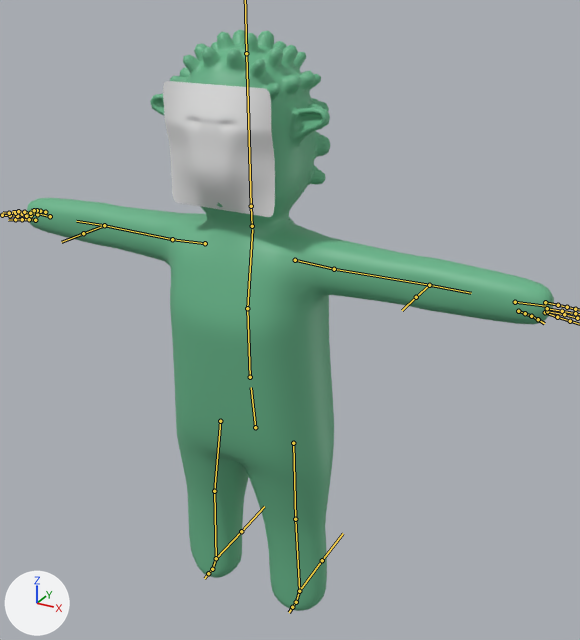
Before and after pictures for a commit that changed the FBX model GuitaristAdventure/Assets/Models/Monster.fbx.
Both versions are drawn from a 50 mm lens placed at (5.54, -8.93, 9.36), pointed at (0.62, 0.01, 4.89). Lighting does not change. The marker at lower left points along +X, +Y and +Z. The bones that bend it are drawn over the model as lines.

In view in the first picture: 'Face', 'Mesh'.
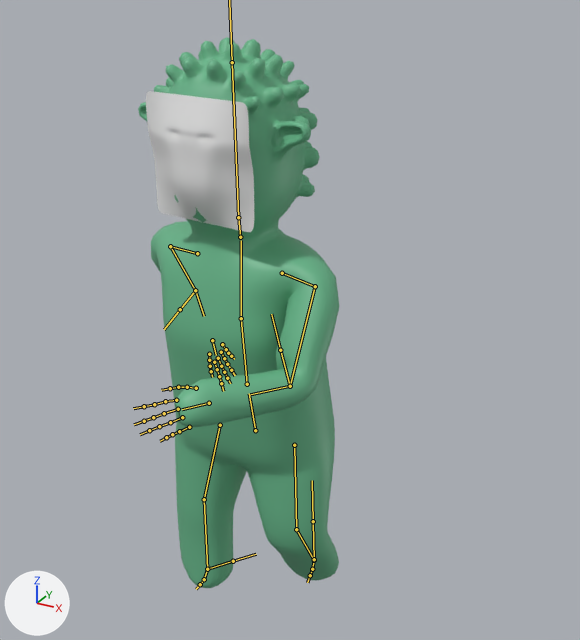
The newer file adds an action. The first version stands in its rest pose; the second is drawn at frame 9 of the action 'Armature|Action_Human_Run'.

The change in detail:
Bone 'Hips' (bone_hips) moves from (0.0, 0.0, 0.0) to (0.0, -0.06, 0.01).
Bone 'Hips' (bone_hips) turns from (0, 0, 0) to (5, 2, 0) degrees about its own x, y and z.
Bone 'Spine' (bone_spine) turns from (0, 0, 0) to (0, -2, 0) degrees about its own x, y and z.
Bone 'Chest' (bone_chest) turns from (0, 0, 0) to (0, -6, 0) degrees about its own x, y and z.
Bone 'Neck' (bone_neck) turns from (0, 0, 0) to (-2, 1, -1) degrees about its own x, y and z.
Bone 'Head' (bone_head) turns from (0, 0, 0) to (-2, 0, 0) degrees about its own x, y and z.
Bone 'Shoulder.L' (bone_shoulder_l) turns from (0, 0, 0) to (9, 0, 0) degrees about its own x, y and z.
Bone 'Upper Arm.L' (bone_upper_arm_l) turns from (0, 0, 0) to (40, -5, -79) degrees about its own x, y and z.
Bone 'Lower Arm.L' (bone_lower_arm_l) turns from (0, 0, 0) to (62, 29, 4) degrees about its own x, y and z.
Bone 'Hand.L' (bone_hand_l) turns from (0, 0, 0) to (5, 7, 0) degrees about its own x, y and z.
Bone 'Lower Thumb.L' (bone_lower_thumb_l) turns from (0, 0, 0) to (-31, 22, -21) degrees about its own x, y and z.
Bone 'Lower Middle.L' (bone_lower_middle_l) moves from (0.0, 0.0, 0.0) to (0.0, -0.01, -0.01).
Bone 'Lower Middle.L' (bone_lower_middle_l) turns from (0, 0, 0) to (-49, 0, 0) degrees about its own x, y and z.
Bone 'Lower Ring.L' (bone_lower_ring_l) moves from (0.0, 0.0, 0.0) to (0.0, -0.01, 0.0).
Bone 'Lower Ring.L' (bone_lower_ring_l) turns from (0, 0, 0) to (-49, 0, 0) degrees about its own x, y and z.
Bone 'Shoulder.R' (bone_shoulder_r) turns from (0, 0, 0) to (-5, 0, 0) degrees about its own x, y and z.
Bone 'Upper Arm.R' (bone_upper_arm_r) turns from (0, 0, 0) to (-31, -15, 82) degrees about its own x, y and z.
Bone 'Lower Arm.R' (bone_lower_arm_r) turns from (0, 0, 0) to (16, -2, 10) degrees about its own x, y and z.
Bone 'Hand.R' (bone_hand_r) turns from (0, 0, 0) to (5, -7, 0) degrees about its own x, y and z.
Bone 'Lower Thumb.R' (bone_lower_thumb_r) turns from (0, 0, 0) to (-10, -38, 11) degrees about its own x, y and z.
Bone 'Upper Leg.L' (bone_upper_leg_l) turns from (0, 0, 0) to (18, 1, 7) degrees about its own x, y and z.
Bone 'Lower Leg.L' (bone_lower_leg_l) turns from (0, 0, 0) to (-43, -5, -12) degrees about its own x, y and z.
Bone 'Upper Leg.R' (bone_upper_leg_r) turns from (0, 0, 0) to (16, 3, -2) degrees about its own x, y and z.
Bone 'Lower Leg.R' (bone_lower_leg_r) turns from (0, 0, 0) to (-10, 0, 3) degrees about its own x, y and z.

Pixel boxes (x1, y1, x2, y2) of what changed, in the pictures (580 x 640 px):
'Mesh', posed (62% narrower)
    before: (27, 29, 554, 611)
    after: (138, 37, 339, 588)
'Face', posed
    before: (163, 81, 275, 217)
    after: (146, 91, 254, 232)
bone 'Hips', root to tip
    before: (255, 427) to (251, 387)
    after: (255, 430) to (249, 393)
bone 'Spine', root to tip
    before: (250, 377) to (247, 308)
    after: (247, 384) to (241, 318)
bone 'Chest', root to tip
    before: (247, 308) to (252, 229)
    after: (241, 318) to (241, 240)
bone 'Neck', root to tip
    before: (252, 226) to (251, 206)
    after: (240, 237) to (238, 217)
bone 'Head', root to tip
    before: (251, 206) to (246, 53)
    after: (238, 217) to (232, 62)
bone 'Shoulder.L', root to tip
    before: (295, 260) to (334, 269)
    after: (282, 273) to (315, 286)
bone 'Upper Arm.L', root to tip
    before: (334, 269) to (429, 285)
    after: (315, 286) to (290, 386)
bone 'Lower Arm.L', root to tip
    before: (429, 285) to (471, 293)
    after: (290, 386) to (250, 394)
bone 'Hand.L', root to tip
    before: (515, 302) to (546, 306)
    after: (209, 403) to (182, 409)
bone 'Lower Thumb.L', root to tip
    before: (518, 311) to (525, 313)
    after: (196, 388) to (187, 387)
bone 'Lower Middle.L', root to tip
    before: (547, 311) to (564, 314)
    after: (178, 409) to (164, 413)
bone 'Lower Ring.L', root to tip
    before: (547, 308) to (562, 311)
    after: (182, 417) to (170, 422)
bone 'Shoulder.R', root to tip
    before: (205, 243) to (172, 239)
    after: (197, 253) to (170, 246)
bone 'Upper Arm.R', root to tip
    before: (172, 239) to (104, 225)
    after: (170, 246) to (195, 290)
bone 'Lower Arm.R', root to tip
    before: (104, 225) to (76, 221)
    after: (195, 290) to (204, 316)
bone 'Hand.R', root to tip
    before: (50, 216) to (33, 212)
    after: (212, 340) to (216, 355)
bone 'Lower Thumb.R', root to tip
    before: (35, 220) to (29, 219)
    after: (209, 354) to (209, 360)
bone 'Upper Leg.L', root to tip
    before: (293, 443) to (295, 519)
    after: (294, 445) to (296, 529)
bone 'Lower Leg.L', root to tip
    before: (295, 519) to (299, 591)
    after: (296, 529) to (314, 560)
bone 'Upper Leg.R', root to tip
    before: (220, 421) to (214, 491)
    after: (220, 425) to (204, 499)
bone 'Lower Leg.R', root to tip
    before: (214, 491) to (216, 558)
    after: (204, 499) to (207, 569)
